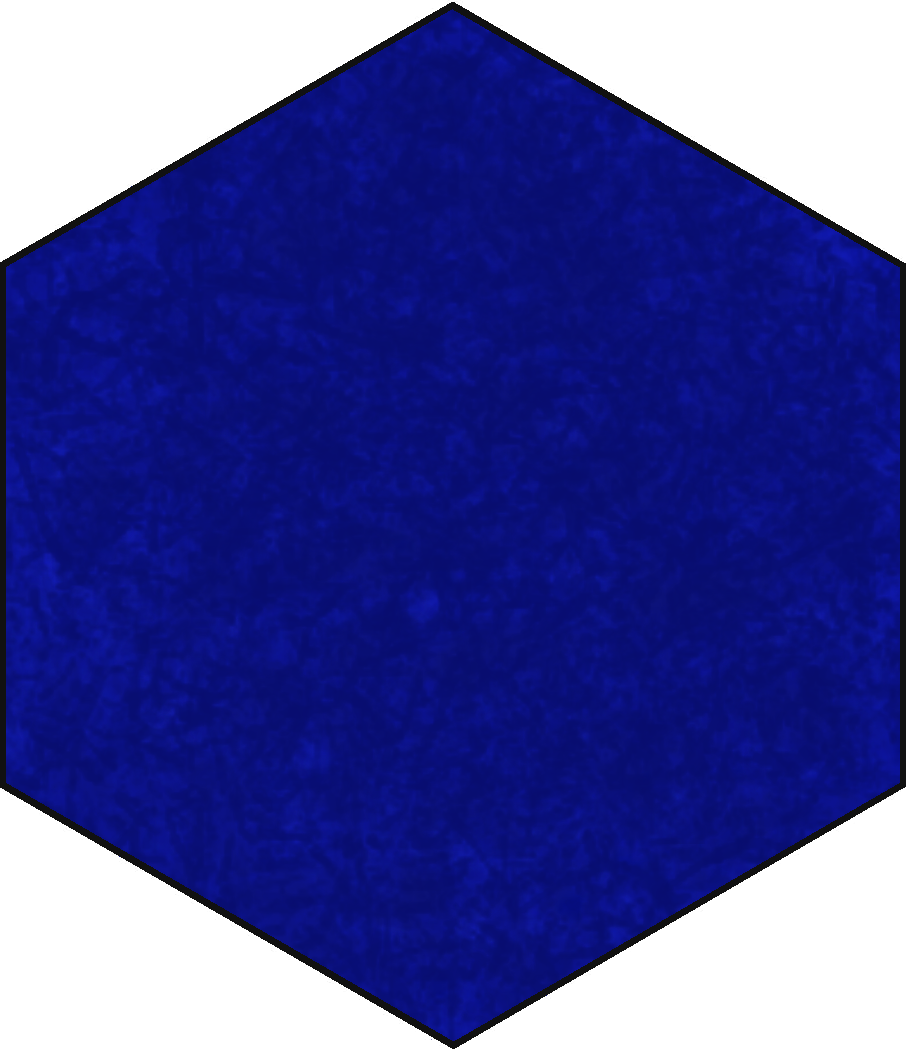
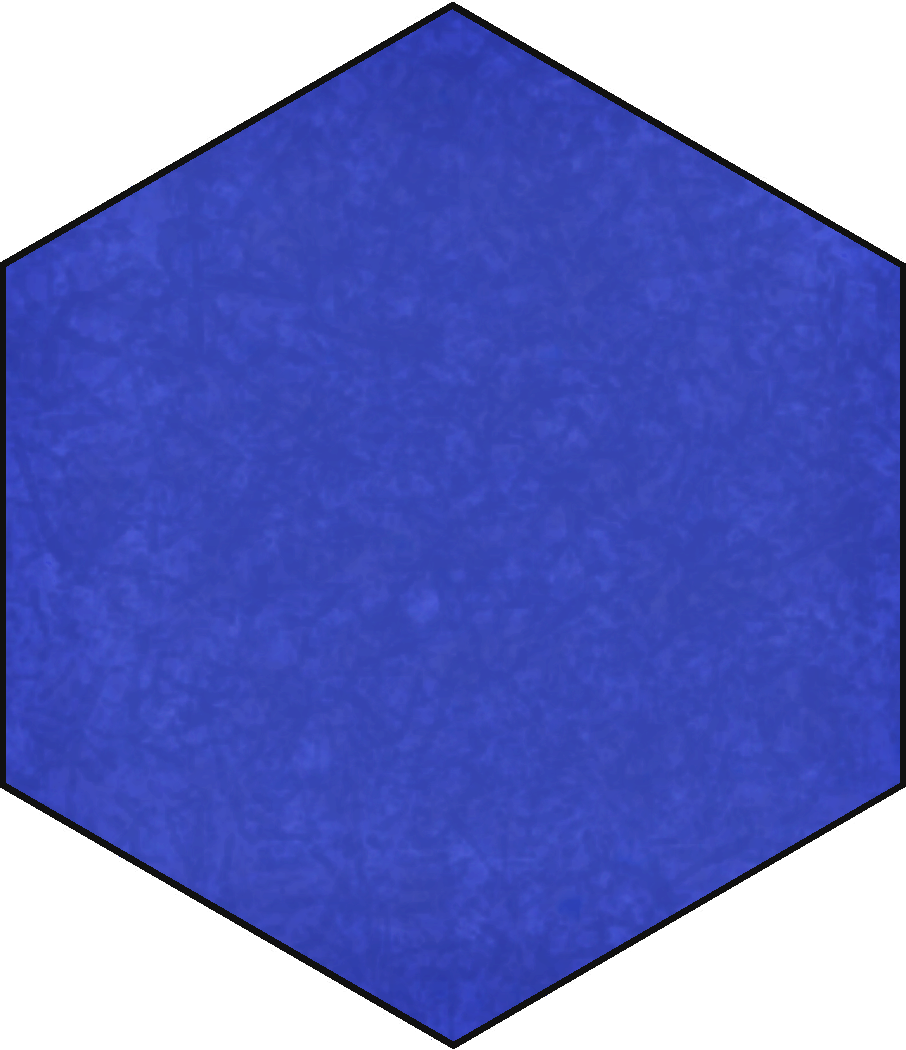
Before/after of a 906px x 1050px layered artwork. What changed in the layer stack:
removed layer "Calque Copié" over [6, 9, 900, 1041]
renamed "hexagone-geom.jpg" to "eau.png", painted on it over [6, 9, 900, 1041]
